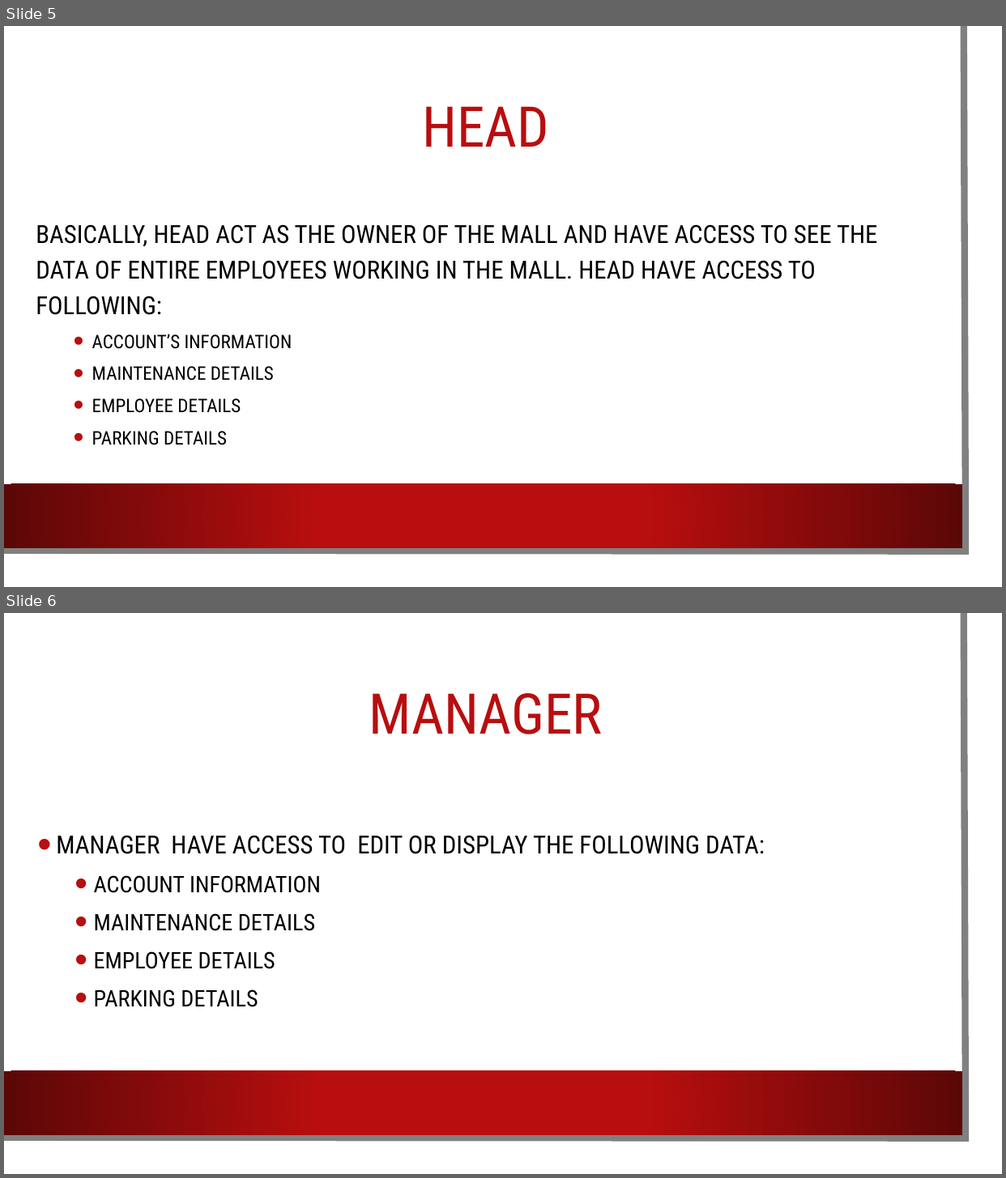
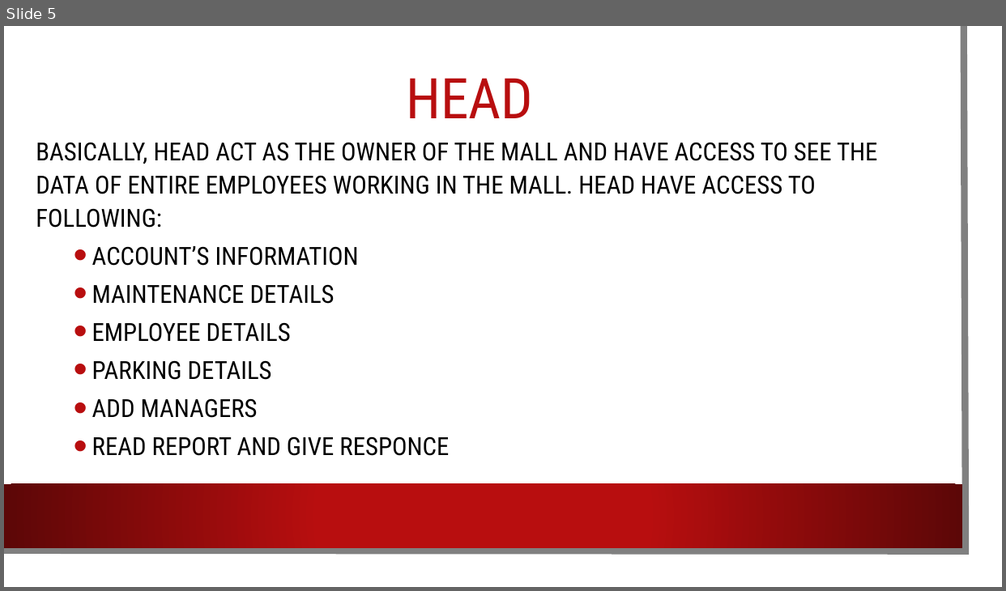
Before and after one commit to SyedKifayat1/OppFinalProject, a slide deck: Opp Project.pptx. Shown one above the other, each under a label of ours: slides 5 and 6 before the commit, slide 5 after it. The pictures are 1006x1178 and 1006x591 pixels, drawn with LibreOffice and Linux fonts; fonts in the diff are those of the drawing; background and template pictures are left out. Boxes give left, top, right and bottom in pixels: in the first picture for what was removed or moved away, otherwise in the second. Text is boxed around its words. In the diff, an @@ line names an element or a change of style, - is before the commit and + after.

```diff
--- a/Opp Project.pptx
+++ b/Opp Project.pptx
@@ slide 6 removed at bbox=[4, 613, 1002, 1174], background picture (left out); not listed: 3 template elements that a slide beside it also shows @@
@@ title removed at bbox=[368, 693, 602, 735] @@
-MANAGER
@@ text removed at bbox=[56, 835, 765, 1007] @@
-• MANAGER HAVE ACCESS TO EDIT OR DISPLAY THE FOLLOWING DATA:
-  • ACCOUNT INFORMATION
-  • MAINTENANCE DETAILS
-  • EMPLOYEE DETAILS
-  • PARKING DETAILS
@@ slide 5 changed as well @@
@@ title "HEAD": place and size @@
-title "HEAD" at bbox=[422, 106, 549, 147]
+title "HEAD" at bbox=[406, 78, 533, 118]
@@ text "BASICALLY, HEAD ACT AS THE ...": place and size @@
-text "BASICALLY, HEAD ACT AS THE ..." at bbox=[36, 224, 877, 446]
+text "BASICALLY, HEAD ACT AS THE ..." at bbox=[36, 142, 877, 456]
@@ text at bbox=[36, 142, 877, 380]: size 18 to 24 pt in "ACCOUNT’S INFORMATION", "MAINTENANCE DETAILS", "EMPLOYEE DETAILS", "PARKING DETAILS"; line spacing 1.2 to 1.1 @@
@@ text at bbox=[92, 399, 449, 456]: paragraphs added @@
+  • ADD MANAGERS
+  • READ REPORT AND GIVE RESPONCE
```
Also in this commit, not shown: 8 other slides changed, 4 slides added, 4 other slides removed, 45 other files.
